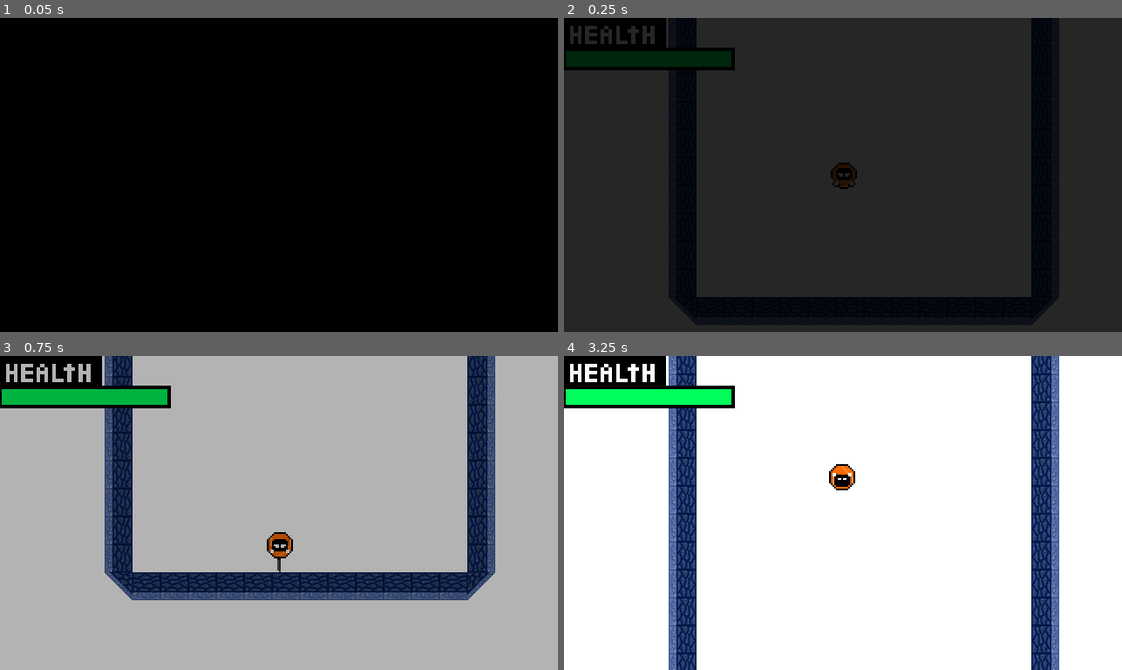
Above: before the commit, frames 1-4 (two rows, left to right).
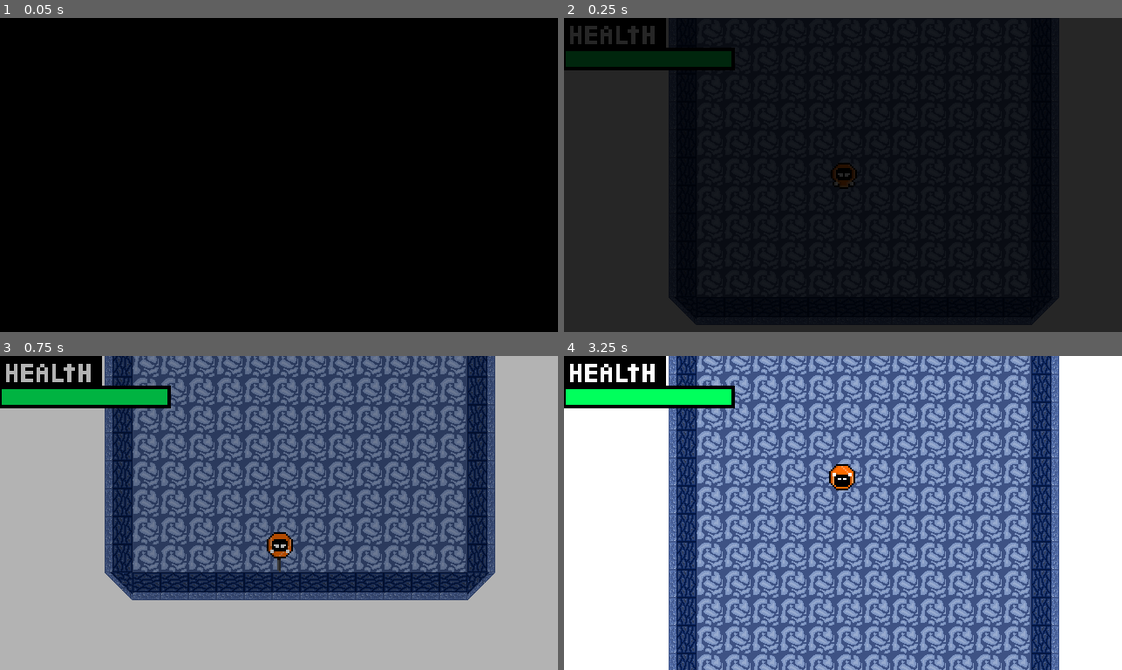
Above: after the commit, the same moments.

Repository: Endobear/Soul-Dungeon
Game: Godot game, scene res://Cenas/TesteBatalha.tscn
Same seed, same stepped clock (60 frames per second), same inputs: the game is played once before the commit and once after it. This scene is started directly instead of the project's main scene.
Inputs (mouse positions are in pixels of both pictures, inside the frame that each line leads up to):
- Up to frame 1 (0.05 s): no input
- Up to frame 2 (0.25 s): no input
- Up to frame 3 (0.75 s): tap Enter (ui_accept) at 0.5 s; move the mouse to (401, 497) at 0.52 s; hold Up (mover_cima) from 0.53 s (still down); click (401, 497) at 0.6 s
- Up to frame 4 (3.25 s): tap Enter (ui_accept) at 0.77, 1.52, 3.02 s; move the mouse to (731, 528) at 1.27 s; release Up (mover_cima) at 1.28 s; hold Down (mover_baixo) 1.28-2.03 s; right-click (731, 528) at 1.35 s; move the mouse to (898, 443) at 2.02 s; hold Up (mover_cima) from 2.03 s (still down); tap Right (mover_dire) at 2.1 s; move the mouse to (815, 575) at 2.77 s; tap Left (mover_esq) at 2.85 s

Frame 1 is identical in both runs. In frame 2, 25% of the frame differs, in the area x 23-84%, y 0-89%; in frame 3, 40%; in frame 4, 59%, in the area x 23-84%, y 0-100%.

Commit message:
sim

Diff:
--- a/Cenas/PoçoDosCaidos.tscn
+++ b/Cenas/PoçoDosCaidos.tscn
@@ -1,10 +1,12 @@
-[gd_scene load_steps=4 format=3 uid="uid://cnxru71o5m5ke"]
+[gd_scene load_steps=5 format=3 uid="uid://dtfanc8ptuope"]
 
 [ext_resource type="Texture2D" uid="uid://uehf5h6icp67" path="res://Sprites/poço dos caidos.png" id="1_1n754"]
-[ext_resource type="TileSet" uid="uid://b6isyg5hc82e2" path="res://CarlosTileSet.tres" id="2_1irf4"]
+[ext_resource type="Script" path="res://Cenas/nivel.gd" id="1_ir4pr"]
+[ext_resource type="TileSet" uid="uid://no6346jgbl4f" path="res://CarlosTileSet.tres" id="2_1irf4"]
 [ext_resource type="PackedScene" uid="uid://ogjebt3wfacr" path="res://Cenas/jogador.tscn" id="3_useea"]
 
 [node name="Node2D" type="Node2D"]
+script = ExtResource("1_ir4pr")
 
 [node name="PoçoDosCaidos" type="Sprite2D" parent="."]
 visible = false
--- a/Cenas/TesteBatalha.tscn
+++ b/Cenas/TesteBatalha.tscn
@@ -1,11 +1,10 @@
-[gd_scene load_steps=5 format=3 uid="uid://kxwck1ukxyjn"]
+[gd_scene load_steps=6 format=3 uid="uid://kxwck1ukxyjn"]
 
 [ext_resource type="Script" path="res://Cenas/nivel.gd" id="1_sh61p"]
-[ext_resource type="TileSet" uid="uid://dwxwlvgn103g3" path="res://uga2.tres" id="2_a8rkg"]
+[ext_resource type="TileSet" uid="uid://d1kcm7mmmvuy3" path="res://uga2.tres" id="2_a8rkg"]
 [ext_resource type="PackedScene" uid="uid://ogjebt3wfacr" path="res://Cenas/jogador.tscn" id="2_fon73"]
-[ext_resource type="TileSet" uid="uid://b6isyg5hc82e2" path="res://CarlosTileSet.tres" id="2_ttvq1"]
 [ext_resource type="PackedScene" uid="uid://ccpeh2nrjl0t8" path="res://Cenas/Inimizade.tscn" id="3_62ytn"]
-[ext_resource type="Resource" uid="uid://ck187iyyi10mt" path="res://Carlos Esqueletoide.tres" id="4_a6q1l"]
+[ext_resource type="Resource" path="res://Carlos Esqueletoide.tres" id="4_a6q1l"]
 
 [node name="Node2D" type="Node2D"]
 script = ExtResource("1_sh61p")
--- a/Cenas/jogador.tscn
+++ b/Cenas/jogador.tscn
@@ -1450,10 +1450,10 @@
 z_index = 1
 layout_mode = 3
 anchors_preset = 0
-offset_left = 168.0
-offset_top = 88.0
-offset_right = 208.0
-offset_bottom = 128.0
+offset_left = 8.0
+offset_top = -3.0
+offset_right = 48.0
+offset_bottom = 37.0
 scale = Vector2(0.895664, 0.879267)
 
 [node name="ColorRect" type="ColorRect" parent="Camera2D/Control"]
--- a/uga2.tres
+++ b/uga2.tres
@@ -121,6 +121,12 @@
 5:4/0/physics_layer_0/linear_velocity = Vector2(0, 0)
 5:4/0/physics_layer_0/angular_velocity = 0.0
 5:4/0/physics_layer_0/polygon_0/points = PackedVector2Array(-16, -16, 16, -16, 16, 16)
+0:4/0 = 0
+0:4/0/physics_layer_0/linear_velocity = Vector2(0, 0)
+0:4/0/physics_layer_0/angular_velocity = 0.0
+2:4/0 = 0
+2:4/0/physics_layer_0/linear_velocity = Vector2(0, 0)
+2:4/0/physics_layer_0/angular_velocity = 0.0
 
 [sub_resource type="TileSetAtlasSource" id="TileSetAtlasSource_vy8y4"]
 texture = ExtResource("2_j22yq")
Not shown: 1 places in CarlosTileSet.tres that only renumber resources
Not shown: 1 places in Cenas/Inimizade.tscn that only renumber resources
Not shown: 1 places in Cenas/animaçõesCarlosAdalberto.tres that only renumber resources
Not shown: 1 places in uga2.tres that only renumber resources
